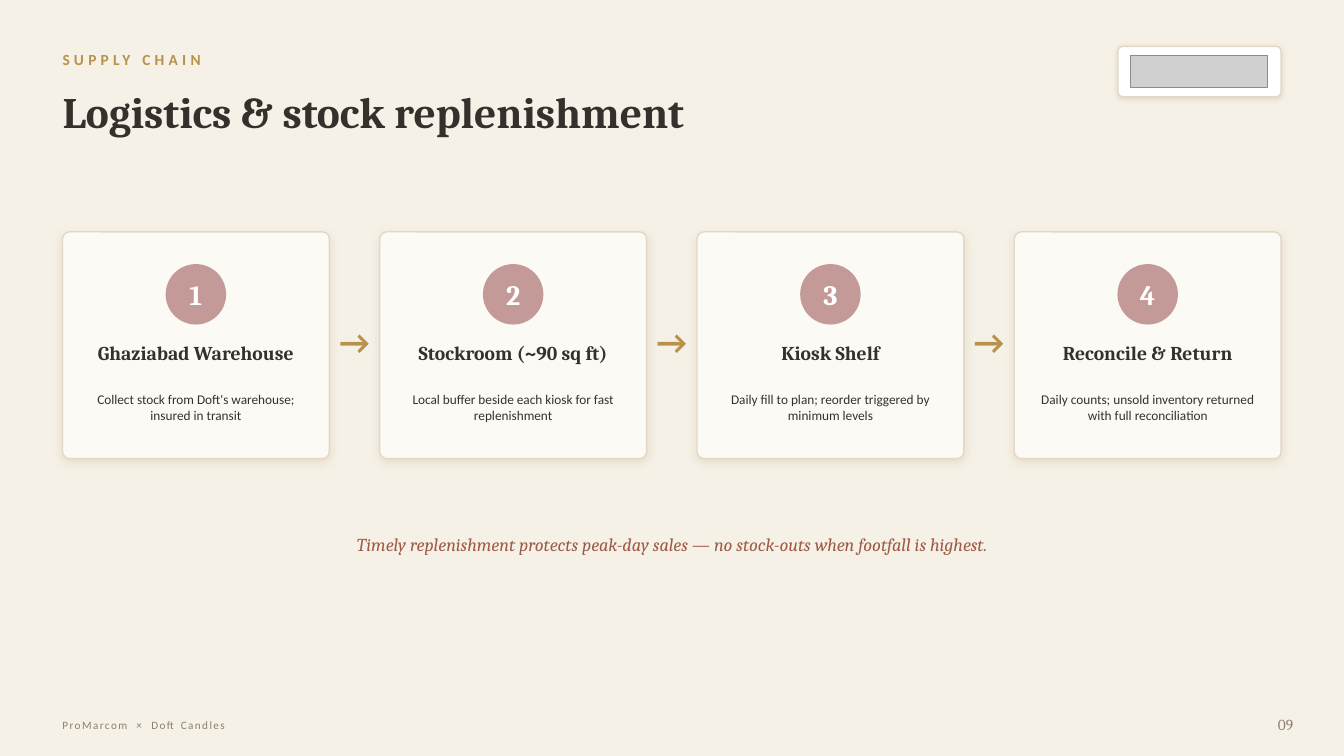
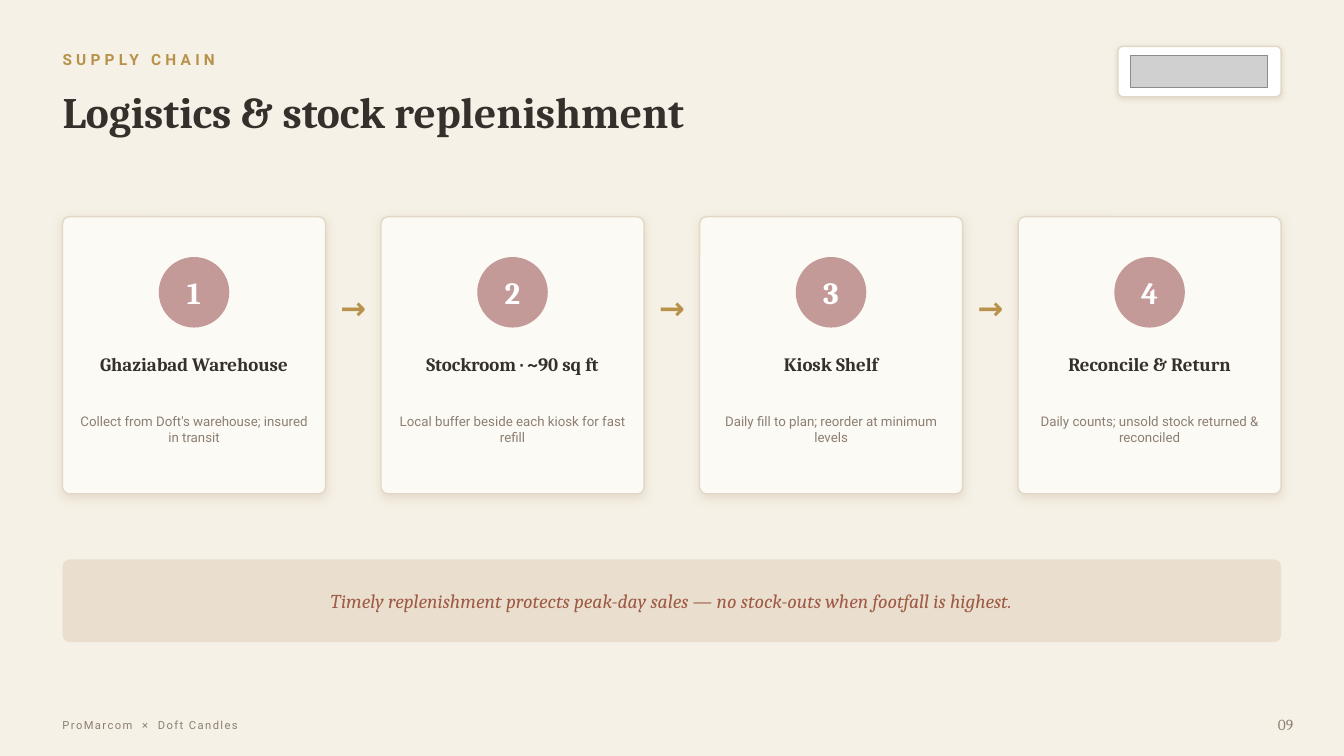
Before and after one commit to nky1103/Projects, a slide deck: slide 10 of doft_diwali_popup/Doft_Diwali_PopUp_ProMarcom_Pitch.pptx. Drawn at 1344x756 pixels with LibreOffice and Linux fonts; fonts in the diff are those of the drawing; grey boxes stand for pictures. Boxes give left, top, right and bottom in pixels: in the first picture for what was removed or moved away, otherwise in the second. Text is boxed around its words. In the diff, an @@ line names an element or a change of style, - is before the commit and + after.

```diff
--- a/doft_diwali_popup/Doft_Diwali_PopUp_ProMarcom_Pitch.pptx
+++ b/doft_diwali_popup/Doft_Diwali_PopUp_ProMarcom_Pitch.pptx
@@ text "SUPPLY CHAIN" at [63, 44, 1090, 75]: font Calibri to Roboto @@
@@ proportions changed in 4 elements at [700, 217, 963, 494], [381, 217, 644, 494], [1018, 217, 1281, 494], [63, 217, 326, 494] @@
@@ rounded rectangle: place and size @@
-rounded rectangle at [63, 232, 330, 459]
+rounded rectangle at [63, 217, 326, 494]
@@ rounded rectangle: place and size @@
-rounded rectangle at [380, 232, 647, 459]
+rounded rectangle at [381, 217, 644, 494]
@@ rounded rectangle: place and size @@
-rounded rectangle at [698, 232, 965, 459]
+rounded rectangle at [700, 217, 963, 494]
@@ rounded rectangle: place and size @@
-rounded rectangle at [1014, 232, 1281, 459]
+rounded rectangle at [1018, 217, 1281, 494]
@@ size 20 to 22 pt in 4 elements at [823, 283, 839, 304], [505, 283, 521, 304], [1141, 283, 1158, 304], [187, 283, 201, 304] @@
@@ ellipse: place and size @@
-ellipse at [165, 264, 226, 325]
+ellipse at [158, 257, 229, 328]
@@ ellipse: place and size @@
-ellipse at [483, 264, 543, 325]
+ellipse at [478, 257, 548, 328]
@@ ellipse: place and size @@
-ellipse at [801, 264, 861, 325]
+ellipse at [796, 257, 866, 328]
@@ ellipse: place and size @@
-ellipse at [1118, 264, 1179, 325]
+ellipse at [1114, 257, 1185, 328]
@@ size 24 to 22 pt, font Calibri to Roboto in 3 elements at [647, 272, 697, 343], [966, 272, 1015, 343], [329, 272, 378, 343] @@
@@ text "→": place and size @@
-text "→" at [332, 311, 378, 371]
+text "→" at [329, 272, 378, 343]
@@ text "→": place and size @@
-text "→" at [648, 311, 695, 371]
+text "→" at [647, 272, 697, 343]
@@ text "→": place and size @@
-text "→" at [966, 311, 1012, 371]
+text "→" at [966, 272, 1015, 343]
@@ size 14 to 13.5 pt in 3 elements at [784, 357, 878, 371], [1068, 358, 1231, 371], [100, 358, 288, 371] @@
@@ text "Ghaziabad Warehouse": place and size @@
-text "Ghaziabad Warehouse" at [98, 346, 294, 360]
+text "Ghaziabad Warehouse" at [100, 358, 288, 371]
@@ text at [426, 357, 598, 375]: text changed; size 14 to 13.5 pt @@
-Stockroom (~90 sq ft)
+Stockroom · ~90 sq ft
@@ text "Kiosk Shelf": place and size @@
-text "Kiosk Shelf" at [781, 346, 880, 360]
+text "Kiosk Shelf" at [784, 357, 878, 371]
@@ text "Reconcile & Return": place and size @@
-text "Reconcile & Return" at [1063, 346, 1232, 360]
+text "Reconcile & Return" at [1068, 358, 1231, 371]
@@ text at [80, 416, 308, 442]: text changed; font Calibri to Roboto; text colour #35302B to #8C7F72 @@
-Collect stock from Doft's warehouse; insured in transit
+Collect from Doft's warehouse; insured in transit
@@ text at [400, 416, 625, 442]: text changed; font Calibri to Roboto; text colour #35302B to #8C7F72 @@
-Local buffer beside each kiosk for fast replenishment
+Local buffer beside each kiosk for fast refill
@@ text at [725, 416, 937, 442]: text changed; font Calibri to Roboto; text colour #35302B to #8C7F72 @@
-Daily fill to plan; reorder triggered by minimum levels
+Daily fill to plan; reorder at minimum levels
@@ text at [1041, 416, 1247, 442]: text changed; font Calibri to Roboto; text colour #35302B to #8C7F72 @@
-Daily counts; unsold inventory returned with full reconciliation
+Daily counts; unsold stock returned & reconciled
@@ rounded rectangle added at [63, 560, 1281, 642], fill #EADFCE @@
@@ text "Timely replenishment protects peak-day sales ...": place and size @@
-text "Timely replenishment protects peak-day sales ..." at [357, 538, 987, 555]
+text "Timely replenishment protects peak-day sales ..." at [331, 594, 1012, 612]
@@ text "Timely replenishment protects peak-day sales ..." at [331, 594, 1012, 612]: size 13 to 14 pt @@
@@ text "ProMarcom × Doft Candles" at [62, 720, 238, 729]: font Calibri to Roboto @@
```
Also in this commit, not shown: 16 other slides changed, 1 other file.
